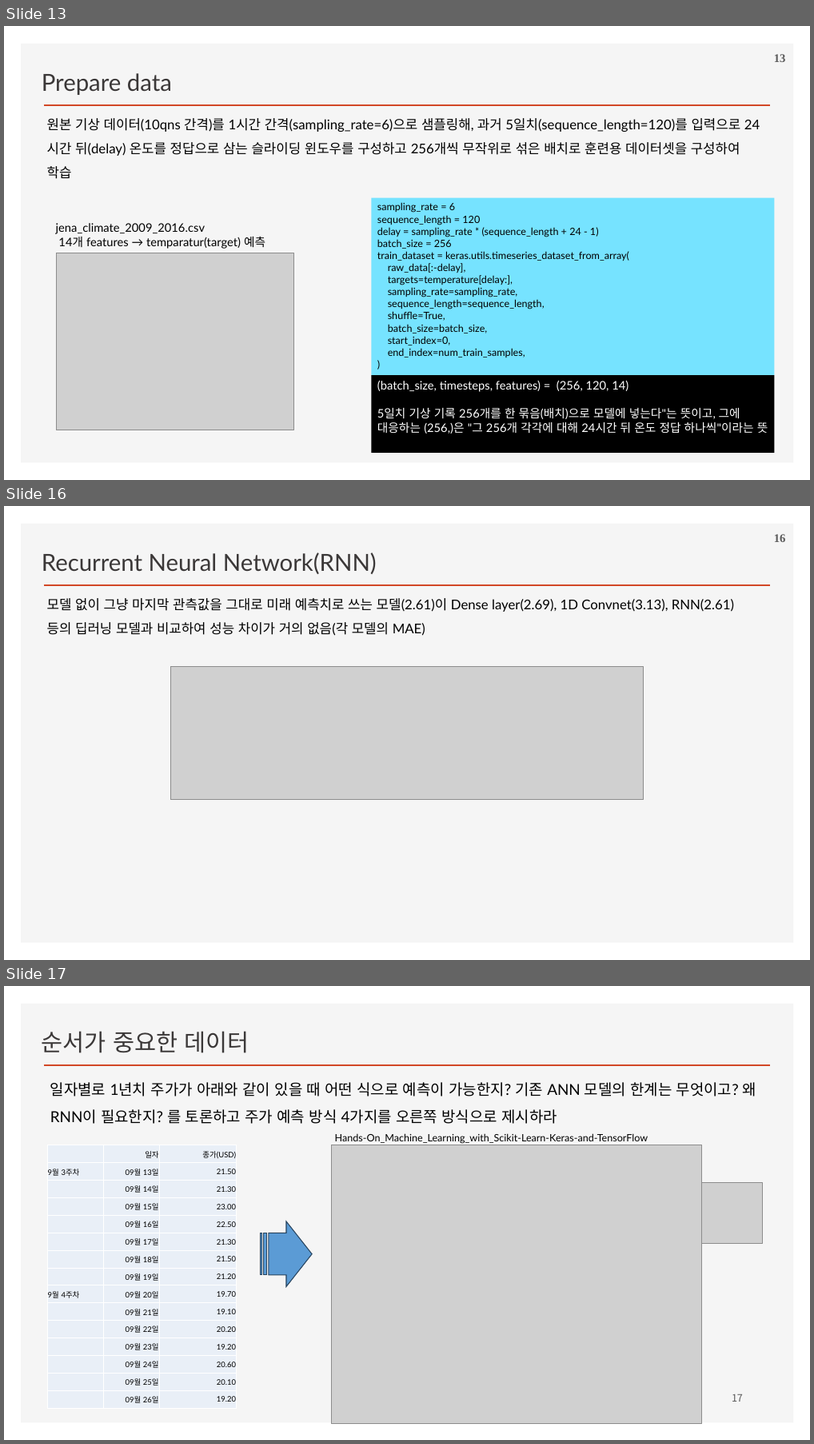
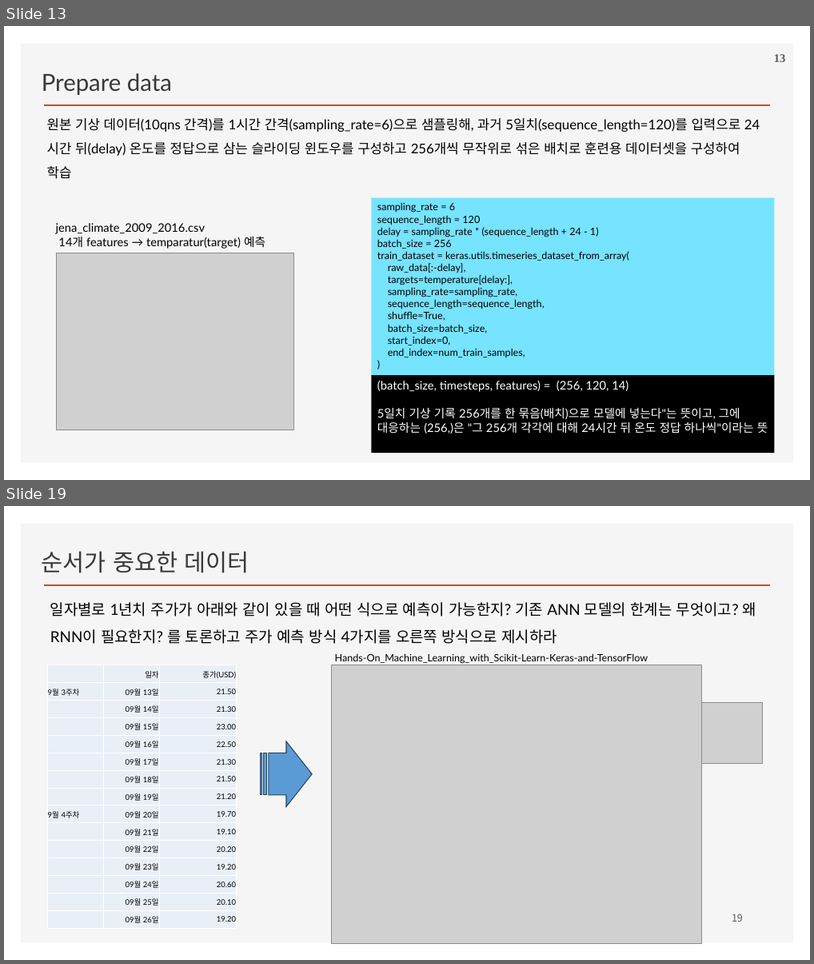
Before and after one commit to ancestor9/2026_Fall_Deep-Learning-with-Python, a slide deck: Chapter 13 Timeseries forecasting.pptx. Shown one above the other, each under a label of ours: slides 13, 16 and 17 before the commit, slides 13 and 19 after it; the slides between them are not shown. The pictures are 814x1444 and 814x964 pixels, drawn with LibreOffice and Linux fonts; fonts in the diff are those of the drawing; grey boxes stand for pictures; background and template pictures are left out. Boxes give left, top, right and bottom in pixels: in the first picture for what was removed or moved away, otherwise in the second. Text is boxed around its words. In the diff, an @@ line names an element or a change of style, - is before the commit and + after.

```diff
--- a/Chapter 13 Timeseries forecasting.pptx
+++ b/Chapter 13 Timeseries forecasting.pptx
@@ slide 16 removed at [4,506,810,960], background #FFFFFF; not listed: 2 template elements that a slide beside it also shows @@
@@ text removed at [42,552,377,574] @@
-Recurrent Neural Network(RNN)
@@ page number removed at [774,534,786,542] @@
-16
@@ text removed at [47,598,734,636] @@
-모델 없이 그냥 마지막 관측값을 그대로 미래 예측치로 쓰는 모델(2.61)이 Dense layer(2.69), 1D Convnet(3.13), RNN(2.61) 등의 딥러닝 모델과 비교하여 성능 차이가 거의 없음(각 모델의 MAE)
@@ picture removed at [171,666,644,799] @@
@@ what was slide 17 is now slide 19 @@
@@ page number at [732,913,743,921]: text changed @@
-17
+19
```
Also in this commit, not shown: 2 slides changed, 3 slides added.
